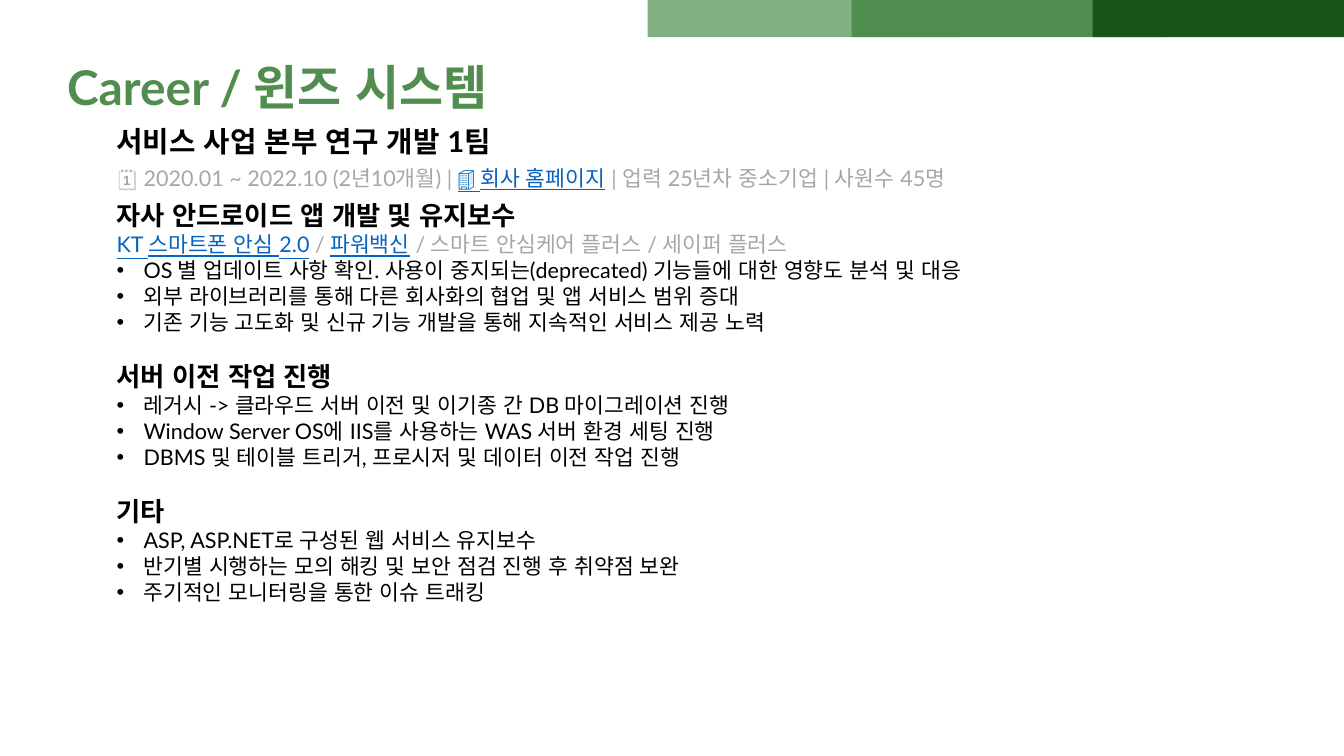
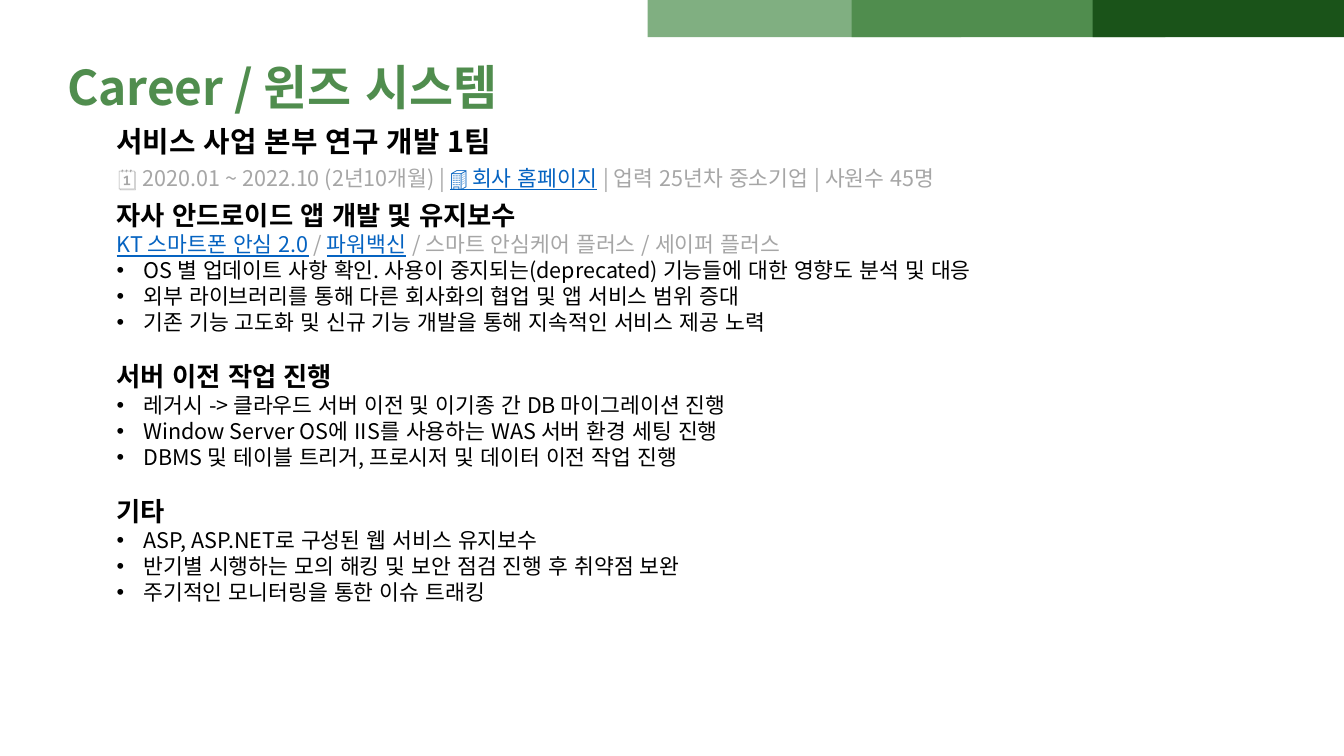
Before and after one commit to daejin94/daejin_port_folio, a slide deck: slide 6 of 문대진_포트폴리오용.pptx. Drawn at 1344x756 pixels with LibreOffice and Linux fonts; fonts in the diff are those of the drawing. Boxes give left, top, right and bottom in pixels: in the first picture for what was removed or moved away, otherwise in the second. Text is boxed around its words. In the diff, an @@ line names an element or a change of style, - is before the commit and + after.

Commit message:
작업 완료. 저장 시 폰트 깨짐 발생

```diff
--- a/문대진_포트폴리오용.pptx
+++ b/문대진_포트폴리오용.pptx
@@ font Lato to Noto Sans CJK KR in 4 elements at <box>67,65,497,110</box>, <box>117,128,491,155</box>, <box>117,168,935,190</box>, <box>117,203,971,602</box> @@
```
Also in this commit, not shown: 10 other slides changed, 7 other files.
